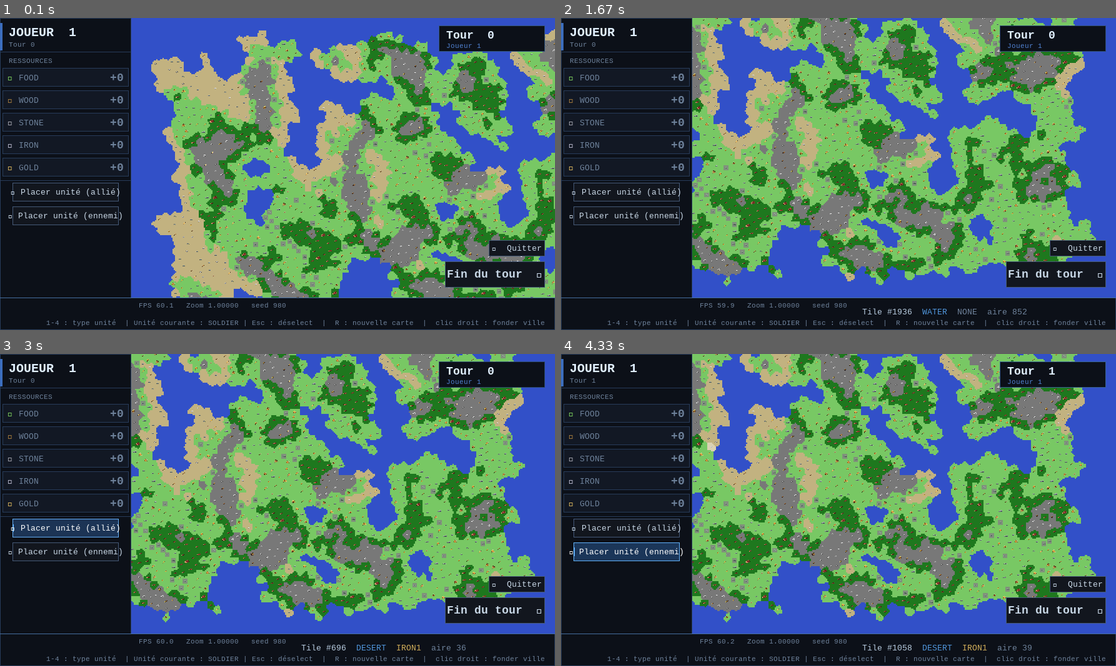
Above: before the commit, frames 1-4 (two rows, left to right).
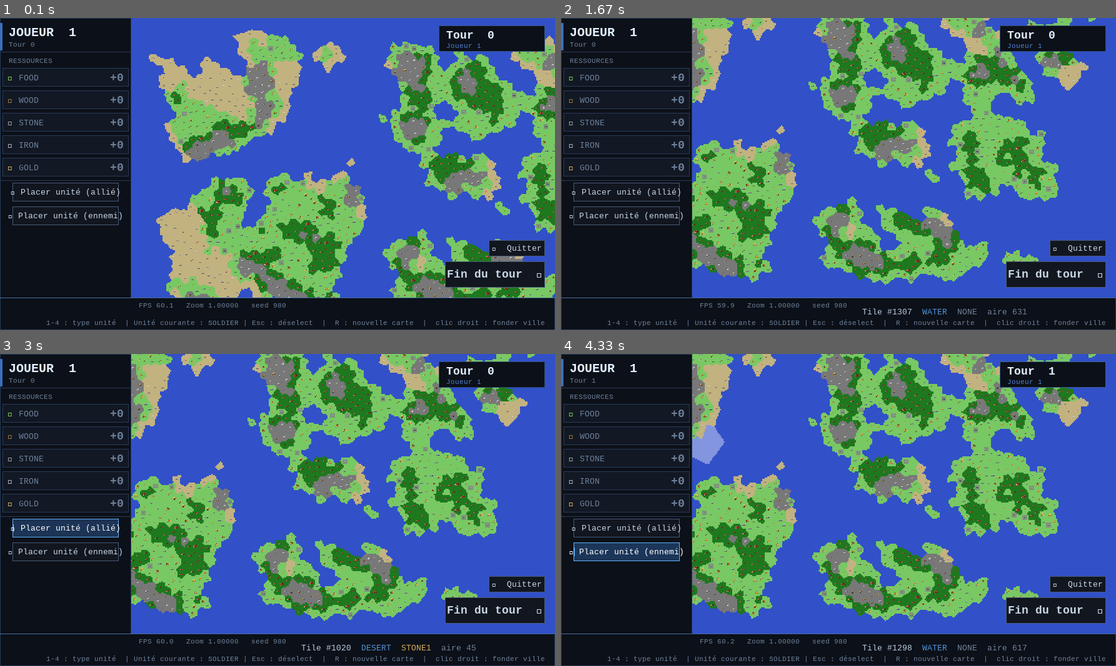
Above: after the commit, the same moments.

Repository: capdevillex/proj_info
Game: pygame game, started from run_project.py
Same seed, same stepped clock (60 frames per second), same inputs: the game is played once before the commit and once after it.
Inputs (mouse positions are in pixels of both pictures, inside the frame that each line leads up to):
- Up to frame 1 (0.1 s): no input
- Up to frame 2 (1.67 s): hold D 0.33-0.8 s; hold D 0.83-1.3 s; hold S 1.33-1.63 s
- Up to frame 3 (3 s): click "NONE" at 2.38 s; click "▸ Placer unité (allié)" at 2.72 s
- Up to frame 4 (4.33 s): click "Fin du tour ▶" at 3.05 s; click "NONE" at 3.38 s; click "▸ Placer unité (ennemi)" at 3.72 s; right-click (705, 447) at 4.05 s

The runs differ from the first frame. In frame 1, 26% of the frame differs, in the area x 26-100%, y 3-90%; in frame 2, 31%; in frame 3, 31%; in frame 4, 31%, in the area x 23-97%, y 0-95%.

Commit message:
feat(map): enhance oceanic biome generation and improve Poisson sampling
- Add oceanic coefficient and offset configuration parameters for water biome control
- Implement water tile size coefficient for improved water cluster merging
- Add matplotlib, numpy, and shapely imports for advanced geometric operations
- Refactor Map initialization to accept optional continent count parameter
- Improve Poisson sampling phase 1 with retry mechanism and relaxed threshold
- Enhance biome generation with KDTree-based oceanic distance calculations
- Implement normalized distance-based ocean biome classification using tanh function
- Add Perlin noise-based oceanic gradient to prevent overly smooth coastlines
- Restructure elevation and biome generation loop for better performance and clarity
- Improve logging for Poisson sampling warnings when point generation falls short

Diff:
--- a/To_Do.txt
+++ b/To_Do.txt
@@ -3,7 +3,6 @@
 Phase 0 :
     Développer système de combat
     Ajouter un Point de Vue (Admin/Player) pour pouvoir bouger/spawner des ennemies
-    Fix génération : carte "moche" (eau et mini-lacs) pour la seed 872, 165 (BORDER_STRENGTH = 2.25)
 
 =======
     Combat basique (sans edge-case terrain)
@@ -64,4 +63,4 @@
 V : Nettoyage du code
 V : Optimisation rendu à l'aide de caches dans Renderer
 V : Optimisation du rendu des barres d'informations (~x3 FPS)
- (~x3 FPS)
+V : Fix génération carte "moche", ajout d'une logique de création de continents
--- a/config.py
+++ b/config.py
@@ -14,6 +14,8 @@
 
     LOG_MAP_GENERATION = True
     BORDER_STRENGTH = 2.75
+    OCEANIC_COEFF = 1.5  # /!\ ++ = - d'eau
+    OCEANIC_OFFSET = 0.1
     DESERT_HEAT_THRESHOLD = 0.15
     # Taille minimale d'un cluster d'eau (en nombre de tuiles) pour être conservé. Les groupes connexes
     # de tuiles d'eau dont la taille est <= à cette valeur seront convertis en biome terrestre.
@@ -22,6 +24,8 @@
     WATER_CONNECT_MIN_SIZE = 8
     # Distance maximale (en sauts de tuile) entre deux masses d'eau pour les relier.
     WATER_BRIDGE_MAX_HOPS = 3
+    # Coefficient de fusion des tuiles d'eau proches en super-tuiles plus grandes pour améliorer la jouabilité.
+    WATER_TILE_SIZE_COEFF = 8
 
     BIOME_COLORS = {
         Biome.BLANK: (0, 0, 0),
--- a/world/map.py
+++ b/world/map.py
@@ -68,7 +68,13 @@
 from typing import List, Tuple, Optional, Dict
 from collections import defaultdict, Counter, deque
 
+import matplotlib
+from matplotlib import pyplot as plt
+import numpy as np
 from scipy.spatial import KDTree
+from shapely.geometry import Point, LineString, Polygon
+from shapely.ops import polygonize
+from scipy.spatial import distance_matrix
 
 
 from config import GameConfig as gc
@@ -151,14 +157,27 @@
         biomes (List[List[Biome]]): Grille 2D des types de terrain.
     """
 
-    def __init__(self, width, height, seed, avg_cells_per_tile=35, log=False):
+    def __init__(
+        self,
+        width,
+        height,
+        seed,
+        avg_cells_per_tile=35,
+        nb_continents: Optional[int] = None,
+        log=False,
+    ):
         self.width = width
         self.height = height
+        self.seed = seed
+        random.seed(self.seed)
         self.avg_cells_per_tile = avg_cells_per_tile
         _corrected_avg_cells_per_tile = avg_cells_per_tile / VORONOI_AREA_CORRECTION
         self.n_points = int(width * height / _corrected_avg_cells_per_tile)
-        self.seed = seed
-        random.seed(self.seed)
+        self.nb_continents = (
+            nb_continents
+            if nb_continents
+            else random.randint(4, (self.width * self.height) / avg_cells_per_tile // 550)
+        )
         self.log = log
 
         self.grid: List[List[Optional[int]]] = [[None] * width for _ in range(height)]
@@ -268,7 +287,7 @@
 
         return points
 
-    def _ebeida_poisson_phase1(self, n_points: int):
+    def _ebeida_poisson_phase1(self, n_points: int, retry_limit=3) -> List[Tuple[float, float]]:
         """
         Implémentation de la Phase I de l'algorithme d'Ebeida et al. (2011) (https://dl.acm.org/doi/10.1145/1964921.1964944).
 
@@ -323,10 +342,13 @@
                 grid[gy][gx] = len(points)
                 points.append((px, py))
 
-        if len(points) < width * height / self.avg_cells_per_tile * 0.7:
-            raise RuntimeError(
-                f"Poisson sampling failed to generate enough points: {len(points)} / {n_points}"
+        if len(points) < n_points * 0.65 and retry_limit > 0:
+            return self._ebeida_poisson_phase1(n_points, retry_limit - 1)
+        elif len(points) < n_points * 0.65 and retry_limit == 0:
+            self._log(
+                f"    [Warning] Seuls {len(points)} points générés (objectif : {n_points}), la carte risque d'être moins détaillée que prévu."
             )
+
         return points
 
     def _lloyd_relaxation(self, iterations=2):
@@ -375,12 +397,14 @@
         Args:
             octaves (int): Niveau de détail du bruit (persistance des fréquences).
         """
-        scale = self.avg_cells_per_tile * 1.15
+        biome_scale = self.avg_cells_per_tile * 1.15
         # Échelle plus large pour le bruit de chaleur : les zones désertiques sont plus étendues et moins fragmentées que la topographie de base.
         heat_scale = self.avg_cells_per_tile * 3
         heat_seed = (
             self.seed + 7919
         ) % 255  # Décalage de seed pour que la heat map soit indépendante du bruit de terrain.
+        # Échelle pour le bruit de océanique
+        ocean_scale = self.avg_cells_per_tile * 10
 
         # Seuil au-dessus duquel une cellule de plaine devient désert.
         # ~0.15 donne environ 9% de déserts, ce qui est rare mais visible.
@@ -393,45 +417,108 @@
         mountain_ct = 0
         desert_ct = 0
 
-        for y in range(self.height):
-            for x in range(self.width):
-                n = perlin_noise(
-                    x / scale, y / scale, octaves=octaves, lacunarity=1.75, base=self.seed % 255
+        pts_ocean = self._ebeida_poisson_phase1(self.nb_continents)
+        kdtree_ocean = KDTree(pts_ocean)
+        coords = [(x, y) for y in range(self.height) for x in range(self.width)]
+        dists, indices = kdtree_ocean.query(coords, k=2)
+        d1 = dists[:, 0]
+        d2 = dists[:, 1]
+        normalized_dists_ocean = d1 / (d2 + 1e-10)
+
+        elevation = [[None] * self.height for _ in range(self.width)]
+
+        # génération du bruit de base et classification en biomes
+        for i, (x, y) in enumerate(coords):
+            n = perlin_noise(
+                x / biome_scale,
+                y / biome_scale,
+                octaves=octaves,
+                lacunarity=1.75,
+                base=self.seed % 255,
+            )
+
+            # ajout d'un gradient négatif qui part des bords de la carte et vers le centre
+            nx = 1 - (2 * x / self.width - 1 + 10**-5) ** 2
+            ny = 1 - (2 * y / self.height - 1 + 10**-5) ** 2
+            # dénivelé des bords de carte
+            deniv = min(math.log(gc.BORDER_STRENGTH * min(nx, ny)), 0.1)
+            n += 0.7 * deniv
+
+            # ajout d'un découpage océanique basé sur la distance aux points d'océan (plus on est proche d'un point d'océan, plus on a de chance d'être sous le seuil d'eau) + bruit de Perlin océanique pour éviter des côtes trop lisses
+            ocean = (
+                max(
+                    0,
+                    gc.OCEANIC_COEFF
+                    * math.tanh(
+                        3
+                        * (
+                            1
+                            - normalized_dists_ocean[i]
+                            + (
+                                perlin_noise(
+                                    x / biome_scale,
+                                    y / biome_scale,
+                                    octaves=2,
+                                    base=self.seed % 253,
+                                )
+                                - 1
+                            )
+                            / 14
+                        )
+                        - gc.OCEANIC_OFFSET
+                    ),
                 )
-
-                # ajout d'un gradient négatif qui part des bords de la carte et vers le centre
-                nx = 1 - (2 * x / self.width - 1 + 10**-5) ** 2
-                ny = 1 - (2 * y / self.height - 1 + 10**-5) ** 2
-                deniv = min(math.log(gc.BORDER_STRENGTH * min(nx, ny)), 0.1)
-                n += 0.7 * deniv
-
-                if n < -0.225:
-                    self.biomes[y][x] = Biome.WATER
-                    water_ct += 1
-                elif n < 0.325:
-                    heat = perlin_noise(
-                        x / heat_scale, y / heat_scale, octaves=2, lacunarity=2.0, base=heat_seed
+                - 1
+            )
+
+            n += min(
+                ocean, 0
+            )  # l'influence de l'océan ne peut que diminuer l'élévation, jamais l'augmenter
+
+            elevation[x][y] = ocean
+
+            if n < -0.225:
+                self.biomes[y][x] = Biome.WATER
+                water_ct += 1
+            elif n < 0.325:
+                heat = perlin_noise(
+                    x / heat_scale, y / heat_scale, octaves=2, lacunarity=2.0, base=heat_seed
+                )
+                if n < 0.14:
+                    # Zone de plaine : on applique la heat map pour détecter le désert.
+                    if heat > DESERT_HEAT_THRESHOLD:
+                        self.biomes[y][x] = Biome.DESERT
+                        desert_ct += 1
+                    else:
+                        self.biomes[y][x] = Biome.PLAIN
+                        plain_ct += 1
+                else:
+                    self.biomes[y][x] = (
+                        Biome.FOREST if heat < DESERT_HEAT_THRESHOLD else Biome.PLAIN
                     )
-                    if n < 0.14:
-                        # Zone de plaine : on applique la heat map pour détecter le désert.
-                        if heat > DESERT_HEAT_THRESHOLD:
-                            self.biomes[y][x] = Biome.DESERT
-                            desert_ct += 1
-                        else:
-                            self.biomes[y][x] = Biome.PLAIN
-                            plain_ct += 1
-                    else:
-                        self.biomes[y][x] = (
-                            Biome.FOREST if heat < DESERT_HEAT_THRESHOLD else Biome.PLAIN
-                        )
-                        forest_ct += 1
-                else:
-                    self.biomes[y][x] = Biome.MOUNTAIN
-                    mountain_ct += 1
+                    forest_ct += 1
+            else:
+                self.biomes[y][x] = Biome.MOUNTAIN
+                mountain_ct += 1
+
         total = self.width * self.height
         self._log(
             f"    Biome distribution: WATER={water_ct/total:.2%}, PLAIN={plain_ct/total:.2%}, DESERT={desert_ct/total:.2%}, FOREST={forest_ct/total:.2%}, MOUNTAIN={mountain_ct/total:.2%}"
         )
+        # affichage de l'élevation par cell pour debug ainsi que l'élévation moyenne par biome
+        biome_elev = defaultdict(list)
+        for y in range(self.height):
+            for x in range(self.width):
+                biome_elev[self.biomes[y][x]].append(elevation[x][y])
+        # affichage matplotlib de l'élevation
+        plt.imshow(elevation, cmap="terrain")
+        # limite l'affichage de l'élévation entre -1.2 et 1.2 pour mieux voir les détails
+        # plt.clim(-1.2, 1.2)
+        plt.colorbar(label="Elevation")
+        plt.title("Carte d'élévation générée par Perlin Noise")
+        plt.xlabel("X")
+        plt.ylabel("Y")
+        plt.show()
 
     def _assign_cells(self):
         """
@@ -854,7 +941,7 @@
             tile = Tile(tid, cells, biome, self._random_resource_for_biome(biome))
             self.tiles[tid] = tile
 
-    def _merge_water_tiles(self, target_size: int = 12):
+    def _merge_water_tiles(self):
         """
         Fusionne les tuiles d'eau proches en super-tuiles plus grandes pour améliorer la jouabilité.
 
@@ -880,7 +967,9 @@
         distance_map = self._compute_distance_transform(water_cells_set, land_cells)
 
         self._log("[Fusion B] Poisson Disk Sampling adaptatif")
-        seeds = self._adaptive_poisson_sampling(water_cells_set, distance_map, target_size)
+        seeds = self._adaptive_poisson_sampling(
+            water_cells_set, distance_map, gc.WATER_TILE_SIZE_COEFF
+        )
         self._log(f"[Fusion B] {len(seeds)} points d'attraction générés")
 
         self._log("[Fusion C] Relaxation de Lloyd avec répulsion côtière")
@@ -891,7 +980,7 @@
 
         self._log("[Fusion E] Nettoyage et réassignation des tuiles problématiques")
         water_groups = self._cleanup_and_reassign_problematic_tiles(
-            grid_assignment, seeds, water_cells_set, target_size
+            grid_assignment, seeds, water_cells_set, gc.WATER_TILE_SIZE_COEFF
         )
 
         self._log("[Fusion F] Reconstruction des tuiles")
